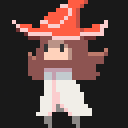
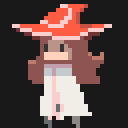
Before/after of a w=128, h=128 layered artwork. What changed in the layer stack:
renamed "Layer 5" to "2", hid it, painted on it over box(12, 0, 108, 128)
renamed "Layer 4" to "1", showed it, opacity 40% → 100%, painted on it over box(12, 4, 112, 128)
